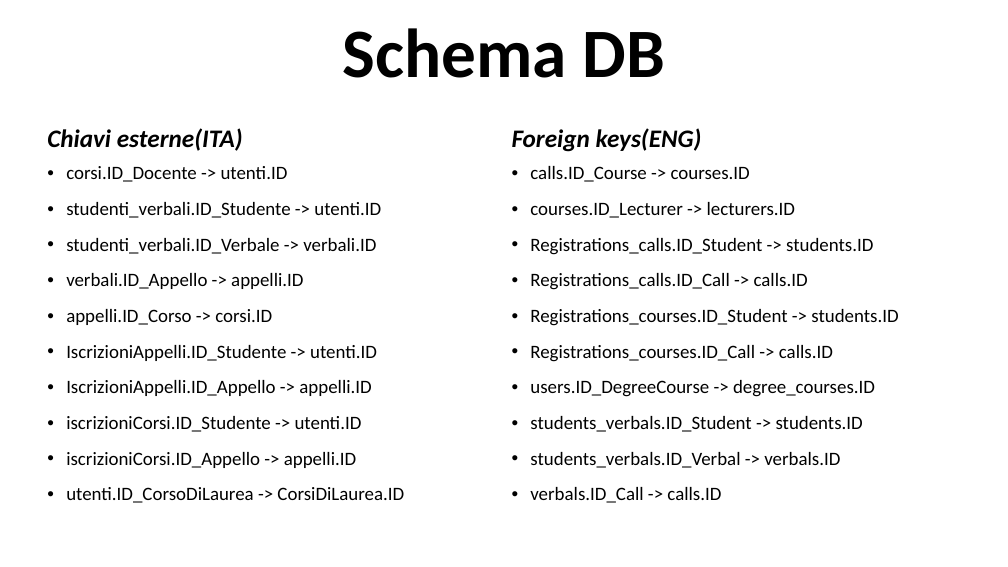
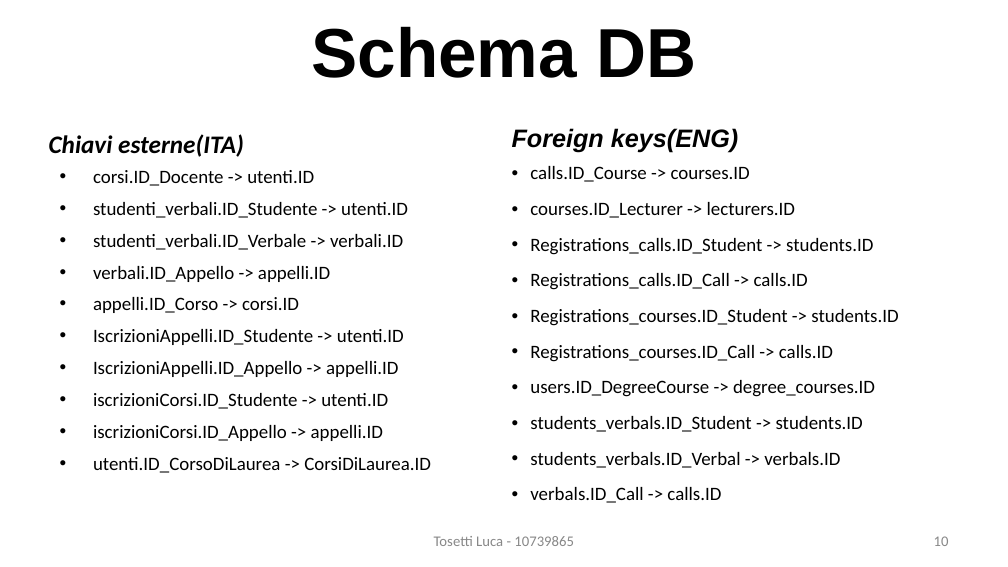
Before and after one commit to LucaTosetti01/ProgettoTIW, a slide deck: slide 10 of PresentazioneProgetto.pptx (slide 9 before the commit). Drawn at 1008x567 pixels with LibreOffice and Linux fonts; fonts in the diff are those of the drawing. Boxes give left, top, right and bottom in pixels: in the first picture for what was removed or moved away, otherwise in the second. Text is boxed around its words. In the diff, an @@ line names an element or a change of style, - is before the commit and + after.

```diff
--- a/PresentazioneProgetto.pptx
+++ b/PresentazioneProgetto.pptx
@@ text "Schema DB" at <box>311,26,696,78</box>: font Calibri to Arial @@
@@ text "Chiavi esterne(ITA)" at <box>49,134,431,473</box>: line spacing 0.8 to 1; less space between paragraphs; indent changed; line spacing 0.97 to 1.07 @@
@@ text at <box>512,128,738,152</box>: font Calibri to Arial in "Foreign keys(ENG)" @@
@@ text added at <box>434,536,574,546</box>, 14 pt, text #888888 @@
+Tosetti Luca - 10739865
@@ page number added at <box>934,536,949,546</box>, 14 pt, text #888888 @@
+10
```
Also in this commit, not shown: 29 other slides changed, 19 slides added, 21 other files.
